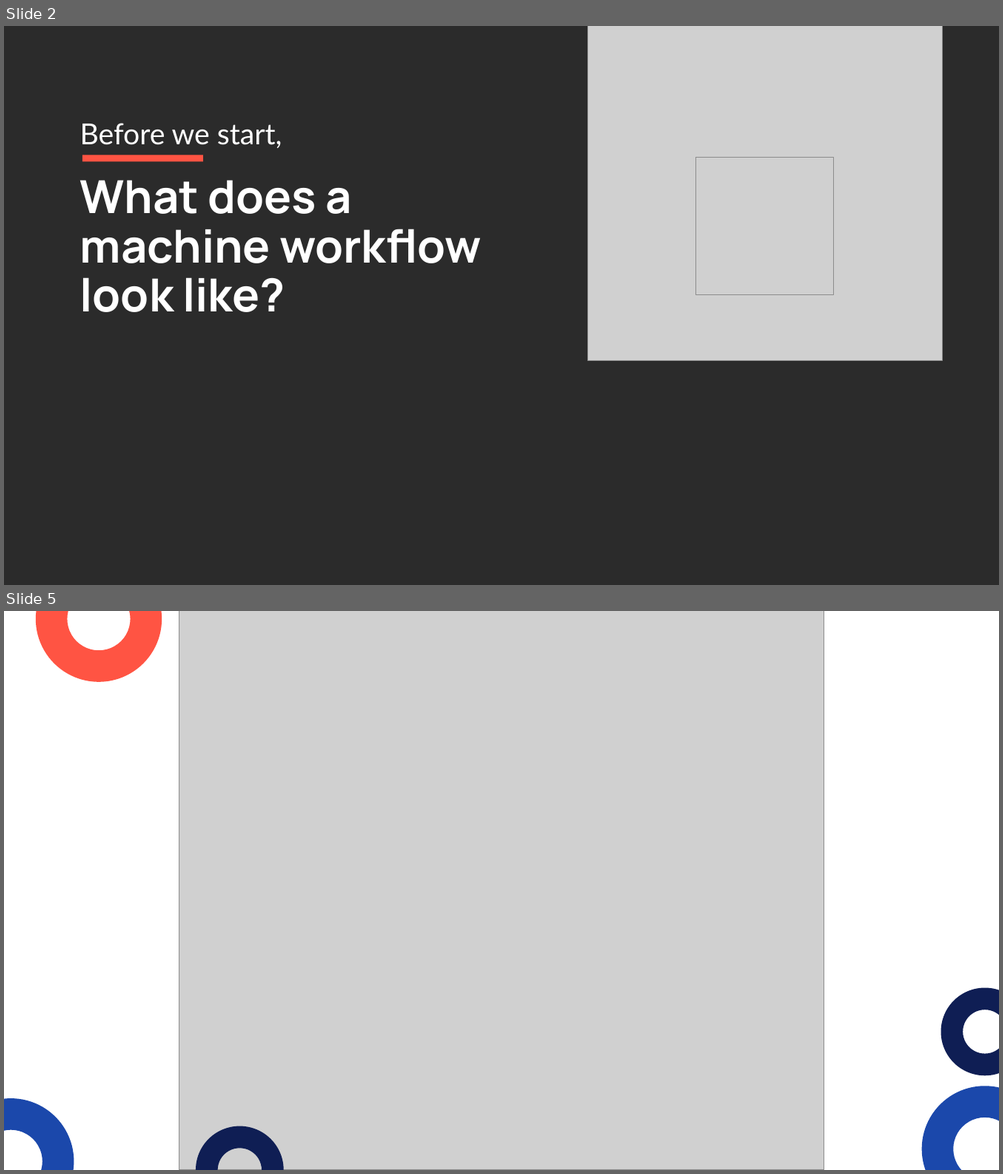
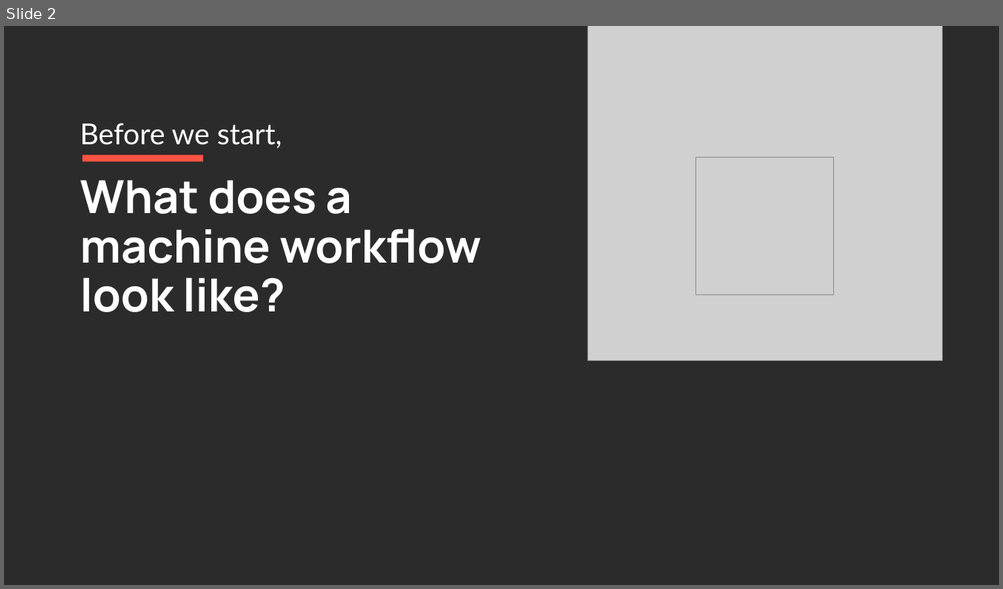
Before and after one commit to mcabanlit/ml-training, a slide deck: machine-learning-presentation.pptx. Shown one above the other, each under a label of ours: slides 2 and 5 before the commit, slide 2 after it; the slides between them are not shown. The pictures are 1003x1174 and 1003x589 pixels, drawn with LibreOffice and Linux fonts; fonts in the diff are those of the drawing; grey boxes stand for pictures; background and template pictures are left out; a plain dark background stands for a picture behind light text. Boxes give left, top, right and bottom in pixels: in the first picture for what was removed or moved away, otherwise in the second. Text is boxed around its words. In the diff, an @@ line names an element or a change of style, - is before the commit and + after.

```diff
--- a/machine-learning-presentation.pptx
+++ b/machine-learning-presentation.pptx
@@ slide 5 removed at [4, 611, 999, 1170], background picture (left out) @@
@@ donut removed at [36, 611, 162, 682] @@
@@ picture removed at [179, 611, 824, 1170] @@
@@ donut removed at [940, 988, 999, 1076] @@
@@ donut removed at [4, 1099, 74, 1170] @@
@@ donut removed at [922, 1086, 999, 1170] @@
@@ donut removed at [196, 1127, 284, 1170] @@
```
Also in this commit, not shown: 1 slide changed, 8 other slides removed.
